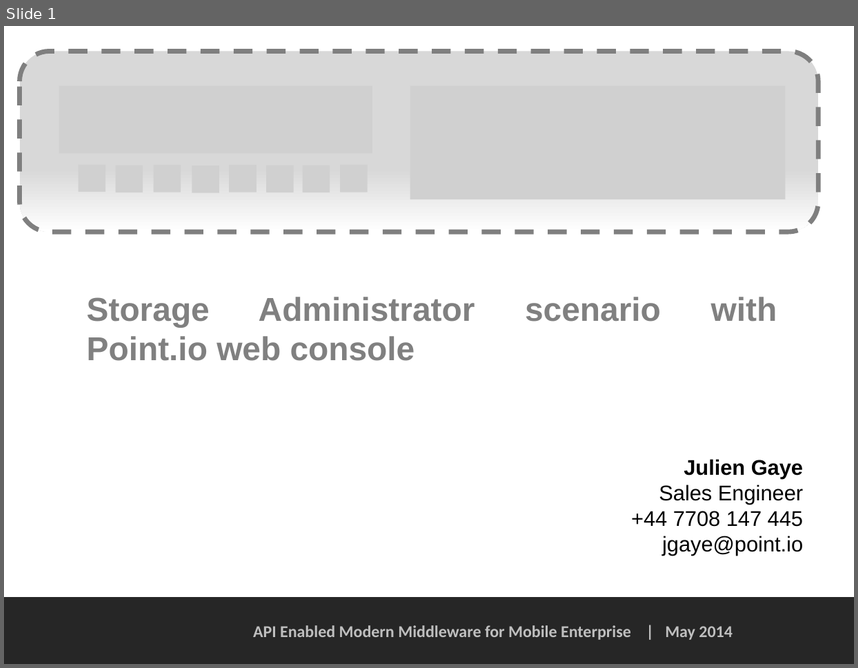
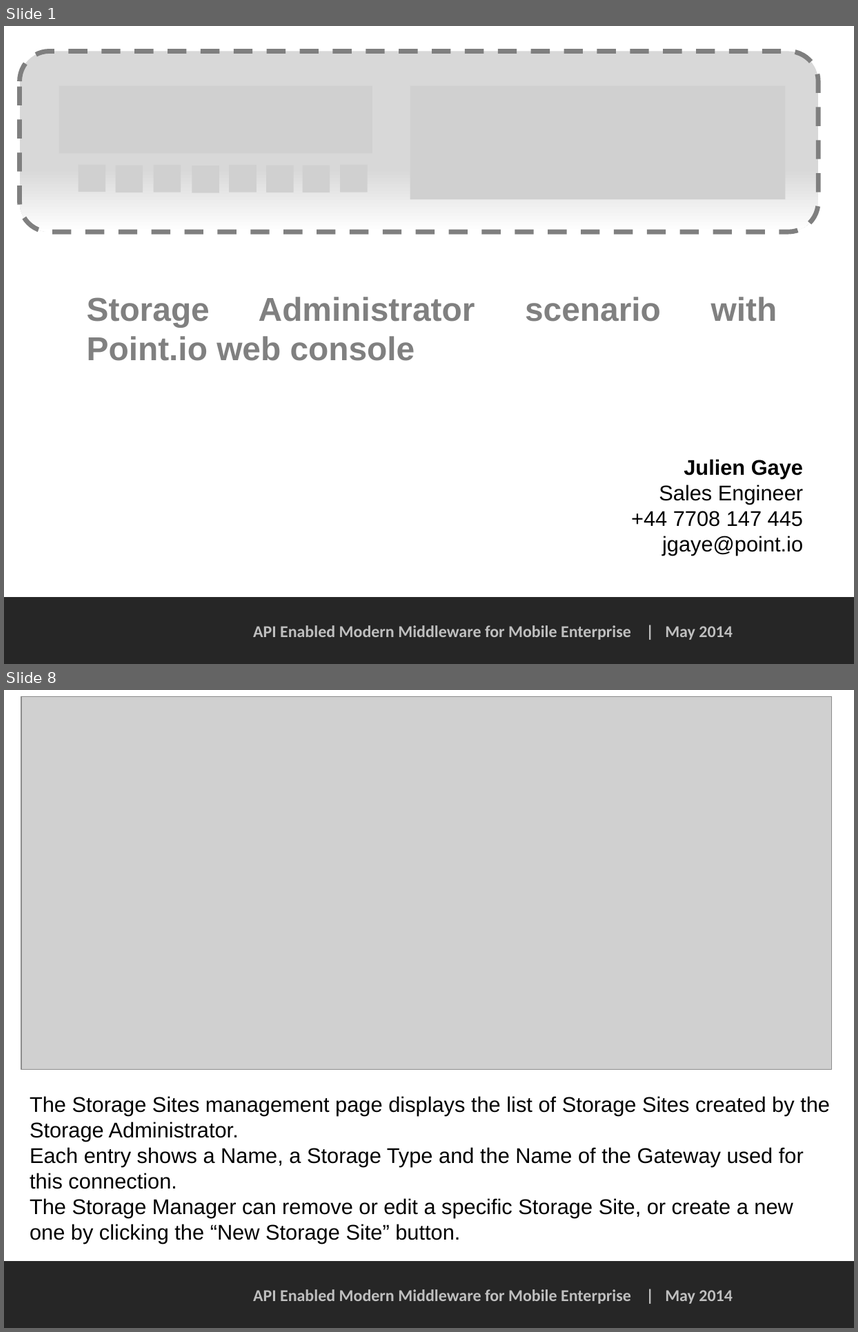
Before and after one commit to PointIO/Documentation, a slide deck: web console doc/Storage Administrator scenario - web console.pptx. Shown one above the other, each under a label of ours: slide 1 before the commit, slides 1 and 8 after it; the slides between them are not shown. The pictures are 858x668 and 858x1332 pixels, drawn with LibreOffice and Linux fonts; fonts in the diff are those of the drawing; grey boxes stand for pictures; background and template pictures are left out. Boxes give left, top, right and bottom in pixels: in the first picture for what was removed or moved away, otherwise in the second. Text is boxed around its words. In the diff, an @@ line names an element or a change of style, - is before the commit and + after.

Commit message:
Update Storage Admin scenario to v1

```diff
--- a/web console doc/Storage Administrator scenario - web console.pptx
+++ b/web console doc/Storage Administrator scenario - web console.pptx
@@ slide 8 added at bbox=[4, 690, 854, 1328], background #FFFFFF; not listed: 2 template elements that a slide beside it also shows @@
@@ picture added at bbox=[21, 697, 831, 1069] @@
@@ text added at bbox=[30, 1096, 830, 1243], 18 pt, text #000000 @@
+The Storage Sites management page displays the list of Storage Sites created by the Storage Administrator.
+Each entry shows a Name, a Storage Type and the Name of the Gateway used for this connection.
+The Storage Manager can remove or edit a specific Storage Site, or create a new one by clicking the “New Storage Site” button.
```
Also in this commit, not shown: 2 slides changed, 8 other slides added, 10 slides removed.
